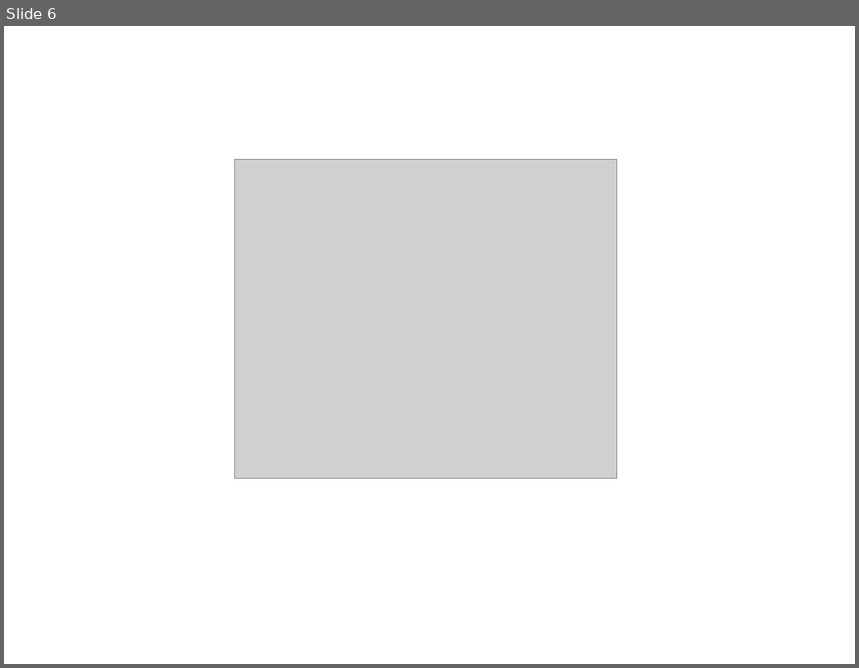
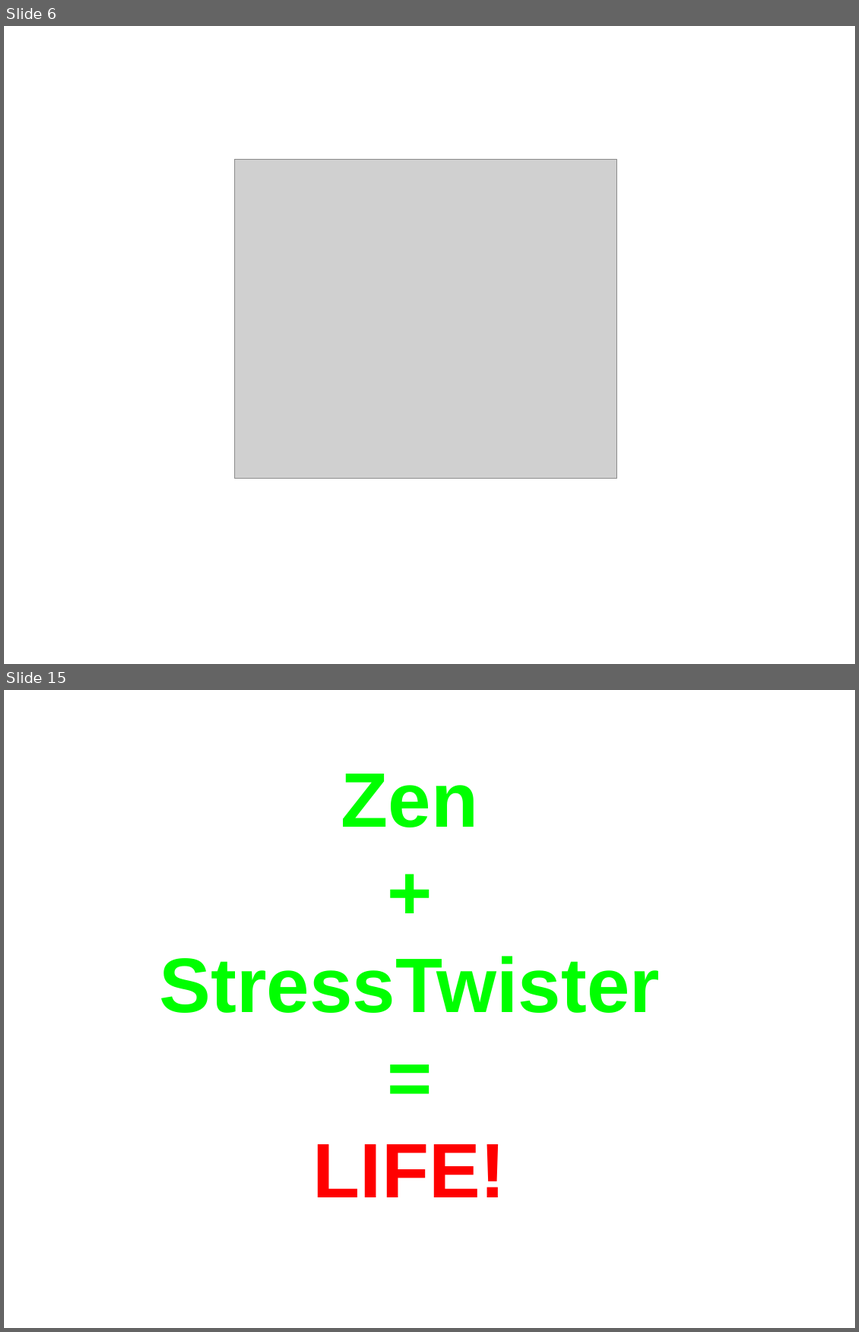
Before and after one commit to dumblob/zen-android, a slide deck: presentation.odp. Shown one above the other, each under a label of ours: slide 6 before the commit, slides 6 and 15 after it; the slides between them are not shown. The pictures are 859x668 and 859x1332 pixels, drawn with LibreOffice and Linux fonts; fonts in the diff are those of the drawing; grey boxes stand for pictures; background and template pictures are left out. Boxes give left, top, right and bottom in pixels: in the first picture for what was removed or moved away, otherwise in the second. Text is boxed around its words. In the diff, an @@ line names an element or a change of style, - is before the commit and + after.

```diff
--- a/presentation.odp
+++ b/presentation.odp
@@ slide 15 added at box(4, 690, 855, 1328), background picture (left out) @@
@@ subtitle added at box(160, 774, 660, 1198), 72 pt, text #00FF00, bold @@
+Zen
++
+StressTwister
+=
+LIFE!
```
Also in this commit, not shown: 5 slides changed, 4 other slides added, 2 slides removed, 2 other files.
